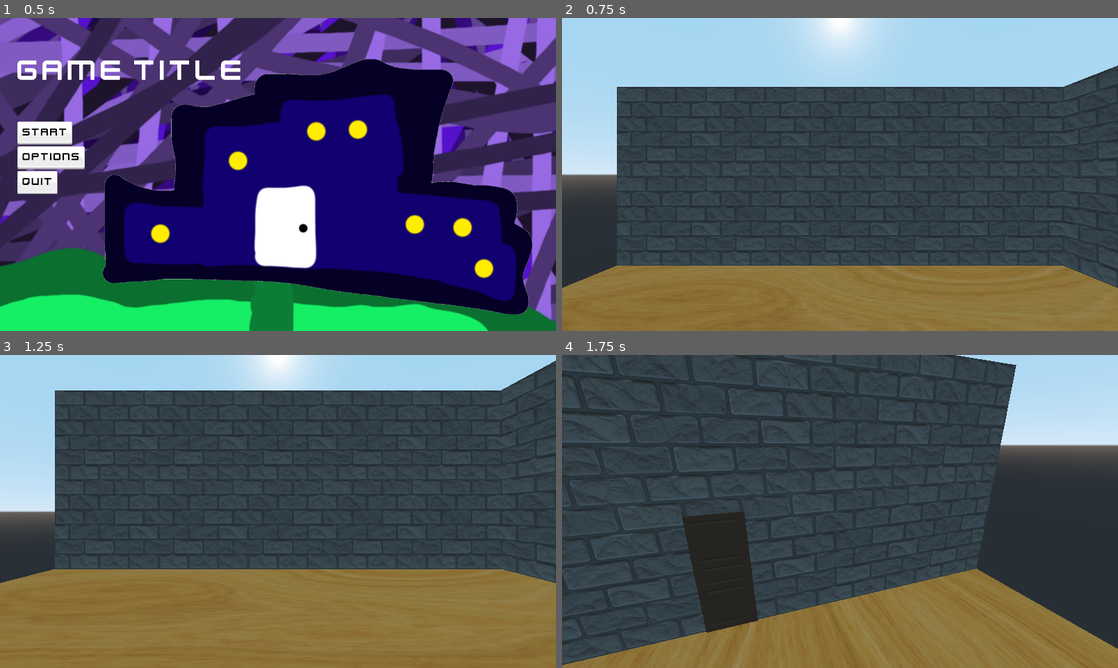
Above: before the commit, frames 1-4 (two rows, left to right).
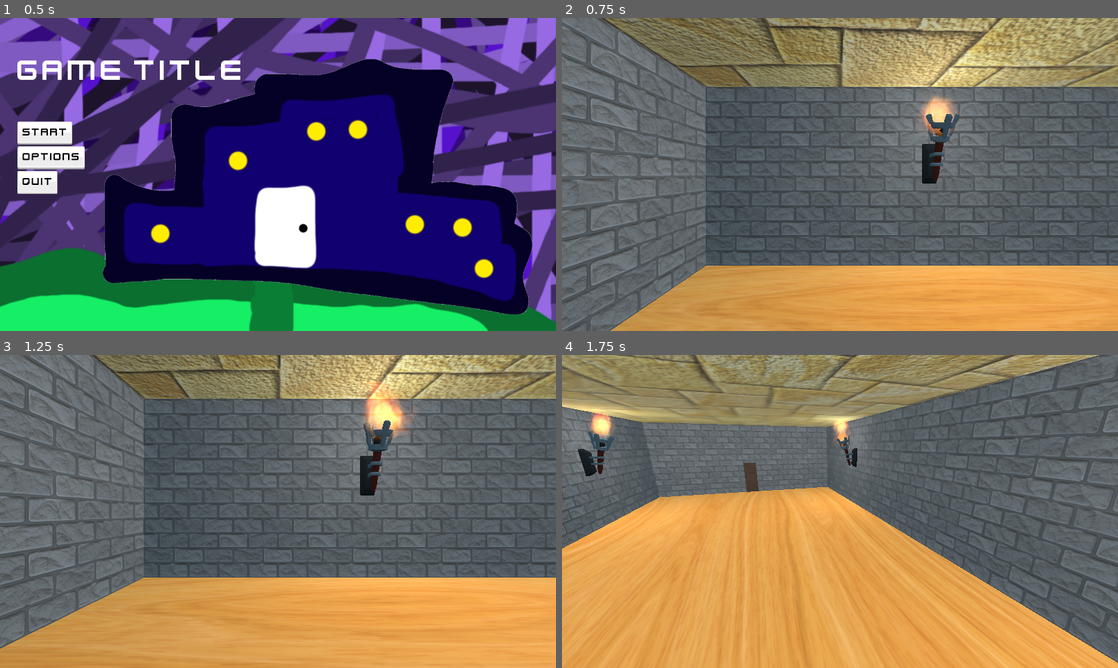
Above: after the commit, the same moments.

Repository: Yeti-Owner/1000-Rooms
Game: Godot game, scene res://scenes/StartMenu.tscn
The game is run twice, just before and just after one commit, with the same random seed, the same clock (stepped at 60 frames per second) and the same inputs.
Inputs (mouse positions are in pixels of both pictures, inside the frame that each line leads up to):
- Up to frame 1 (0.5 s): no input
- Up to frame 2 (0.75 s): click "Start" at 0.5 s
- Up to frame 3 (1.25 s): no input
- Up to frame 4 (1.75 s): move the mouse to (867, 511) at 1.27 s; hold W (up) from 1.28 s (still down); tap Space (jump) at 1.52 s

Frame 1 is identical in both runs. In frame 2, 92% of the frame differs, in the area x 0-100%, y 0-100%; in frame 3, 89%; in frame 4, 96%.

Commit message:
worked on basic world
created floor + ceiling aswell

Diff:
--- a/project.godot
+++ b/project.godot
@@ -60,7 +60,9 @@
 [physics]
 
 common/enable_pause_aware_picking=true
+3d/physics_engine="GodotPhysics"
 
 [rendering]
 
+quality/reflections/high_quality_ggx=false
 environment/default_environment="res://default_env.tres"
--- /dev/null
+++ b/scenes/objects/floors/Floor.tscn
@@ -0,0 +1,23 @@
+[gd_scene load_steps=5 format=2]
+
+[ext_resource path="res://assets/textures/floors/Wood_14-512x512.png" type="Texture" id=1]
+
+[sub_resource type="SpatialMaterial" id=2]
+albedo_texture = ExtResource( 1 )
+
+[sub_resource type="QuadMesh" id=3]
+material = SubResource( 2 )
+size = Vector2( 10, 10 )
+
+[sub_resource type="BoxShape" id=1]
+
+[node name="Floor" type="StaticBody"]
+
+[node name="MeshInstance" type="MeshInstance" parent="."]
+transform = Transform( 1, 0, 0, 0, 1.19249e-08, 1, 0, -1, 1.19249e-08, 0, 0, 0 )
+mesh = SubResource( 3 )
+material/0 = null
+
+[node name="CollisionShape" type="CollisionShape" parent="."]
+transform = Transform( 5, 0, 0, 0, 0.1, 0, 0, 0, 5, 0, 0, 0 )
+shape = SubResource( 1 )
--- /dev/null
+++ b/scenes/objects/roofs/Roof.tscn
@@ -0,0 +1,24 @@
+[gd_scene load_steps=5 format=2]
+
+[ext_resource path="res://assets/textures/roofs/roof1.png" type="Texture" id=1]
+
+[sub_resource type="SpatialMaterial" id=3]
+albedo_texture = ExtResource( 1 )
+
+[sub_resource type="QuadMesh" id=1]
+material = SubResource( 3 )
+size = Vector2( 10, 10 )
+
+[sub_resource type="BoxShape" id=2]
+
+[node name="Roof" type="StaticBody"]
+transform = Transform( -1, 8.74228e-08, 0, -8.74228e-08, -1, 0, 0, 0, 1, 0, 0, 0 )
+
+[node name="MeshInstance" type="MeshInstance" parent="."]
+transform = Transform( 1, 0, 0, 0, -4.37114e-08, 1, 0, -1, -4.37114e-08, 0, 0, 0 )
+mesh = SubResource( 1 )
+material/0 = null
+
+[node name="CollisionShape" type="CollisionShape" parent="."]
+transform = Transform( 5, 0, 0, 0, 0.1, 0, 0, 0, 5, 0, 0, 0 )
+shape = SubResource( 2 )
--- a/scenes/world.tscn
+++ b/scenes/world.tscn
@@ -1,19 +1,12 @@
-[gd_scene load_steps=9 format=2]
-
-[ext_resource path="res://assets/textures/floors/Wood_14-512x512.png" type="Texture" id=1]
+[gd_scene load_steps=8 format=2]
+
 [ext_resource path="res://scenes/objects/walls/Wall1.tscn" type="PackedScene" id=2]
 [ext_resource path="res://scenes/Player.tscn" type="PackedScene" id=3]
 [ext_resource path="res://scenes/objects/doors/Door2.tscn" type="PackedScene" id=4]
 [ext_resource path="res://scenes/UI/GUI.tscn" type="PackedScene" id=5]
-
-[sub_resource type="SpatialMaterial" id=2]
-albedo_texture = ExtResource( 1 )
-
-[sub_resource type="QuadMesh" id=3]
-material = SubResource( 2 )
-size = Vector2( 10, 10 )
-
-[sub_resource type="BoxShape" id=1]
+[ext_resource path="res://scenes/objects/WallTorch.tscn" type="PackedScene" id=6]
+[ext_resource path="res://scenes/objects/floors/Floor.tscn" type="PackedScene" id=7]
+[ext_resource path="res://scenes/objects/roofs/Roof.tscn" type="PackedScene" id=8]
 
 [node name="world" type="Spatial"]
 
@@ -49,6 +42,96 @@
 [node name="Wall10" parent="walls" instance=ExtResource( 2 )]
 transform = Transform( 1, 0, 0, 0, 1, 0, 0, 0, 0.01, 4, 3, -5 )
 
+[node name="Wall21" parent="walls" instance=ExtResource( 2 )]
+transform = Transform( 1, 0, 0, 0, 1, 0, 0, 0, 0.01, -10, 1, -5 )
+
+[node name="Wall22" parent="walls" instance=ExtResource( 2 )]
+transform = Transform( 1, 0, 0, 0, 1, 0, 0, 0, 0.01, -8, 1, -5 )
+
+[node name="Wall23" parent="walls" instance=ExtResource( 2 )]
+transform = Transform( 1, 0, 0, 0, 1, 0, 0, 0, 0.01, -6, 1, -5 )
+
+[node name="Wall24" parent="walls" instance=ExtResource( 2 )]
+transform = Transform( 1, 0, 0, 0, 1, 0, 0, 0, 0.01, -12, 1, -5 )
+
+[node name="Wall25" parent="walls" instance=ExtResource( 2 )]
+transform = Transform( 1, 0, 0, 0, 1, 0, 0, 0, 0.01, -14, 1, -5 )
+
+[node name="Wall26" parent="walls" instance=ExtResource( 2 )]
+transform = Transform( 1, 0, 0, 0, 1, 0, 0, 0, 0.01, -14, 3, -5 )
+
+[node name="Wall27" parent="walls" instance=ExtResource( 2 )]
+transform = Transform( 1, 0, 0, 0, 1, 0, 0, 0, 0.01, -12, 3, -5 )
+
+[node name="Wall28" parent="walls" instance=ExtResource( 2 )]
+transform = Transform( 1, 0, 0, 0, 1, 0, 0, 0, 0.01, -10, 3, -5 )
+
+[node name="Wall29" parent="walls" instance=ExtResource( 2 )]
+transform = Transform( 1, 0, 0, 0, 1, 0, 0, 0, 0.01, -8, 3, -5 )
+
+[node name="Wall30" parent="walls" instance=ExtResource( 2 )]
+transform = Transform( 1, 0, 0, 0, 1, 0, 0, 0, 0.01, -6, 3, -5 )
+
+[node name="Wall41" parent="walls" instance=ExtResource( 2 )]
+transform = Transform( -1, 0, -8.74228e-10, 0, 1, 0, 8.74228e-08, 0, -0.01, -10, 1, 5 )
+
+[node name="Wall42" parent="walls" instance=ExtResource( 2 )]
+transform = Transform( -1, 0, -8.74228e-10, 0, 1, 0, 8.74228e-08, 0, -0.01, -12, 1, 5 )
+
+[node name="Wall43" parent="walls" instance=ExtResource( 2 )]
+transform = Transform( -1, 0, -8.74228e-10, 0, 1, 0, 8.74228e-08, 0, -0.01, -14, 1, 5 )
+
+[node name="Wall44" parent="walls" instance=ExtResource( 2 )]
+transform = Transform( -1, 0, -8.74228e-10, 0, 1, 0, 8.74228e-08, 0, -0.01, -8, 1, 5 )
+
+[node name="Wall45" parent="walls" instance=ExtResource( 2 )]
+transform = Transform( -1, 0, -8.74228e-10, 0, 1, 0, 8.74228e-08, 0, -0.01, -6, 1, 5 )
+
+[node name="Wall46" parent="walls" instance=ExtResource( 2 )]
+transform = Transform( -1, 0, -8.74228e-10, 0, 1, 0, 8.74228e-08, 0, -0.01, -6, 3, 5 )
+
+[node name="Wall47" parent="walls" instance=ExtResource( 2 )]
+transform = Transform( -1, 0, -8.74228e-10, 0, 1, 0, 8.74228e-08, 0, -0.01, -8, 3, 5 )
+
+[node name="Wall48" parent="walls" instance=ExtResource( 2 )]
+transform = Transform( -1, 0, -8.74228e-10, 0, 1, 0, 8.74228e-08, 0, -0.01, -10, 3, 5 )
+
+[node name="Wall49" parent="walls" instance=ExtResource( 2 )]
+transform = Transform( -1, 0, -8.74228e-10, 0, 1, 0, 8.74228e-08, 0, -0.01, -12, 3, 5 )
+
+[node name="Wall50" parent="walls" instance=ExtResource( 2 )]
+transform = Transform( -1, 0, -8.74228e-10, 0, 1, 0, 8.74228e-08, 0, -0.01, -14, 3, 5 )
+
+[node name="Wall51" parent="walls" instance=ExtResource( 2 )]
+transform = Transform( -1, 0, -8.74228e-10, 0, 1, 0, 8.74228e-08, 0, -0.01, 0, 1, 5 )
+
+[node name="Wall52" parent="walls" instance=ExtResource( 2 )]
+transform = Transform( -1, 0, -8.74228e-10, 0, 1, 0, 8.74228e-08, 0, -0.01, -2, 1, 5 )
+
+[node name="Wall53" parent="walls" instance=ExtResource( 2 )]
+transform = Transform( -1, 0, -8.74228e-10, 0, 1, 0, 8.74228e-08, 0, -0.01, -4, 1, 5 )
+
+[node name="Wall54" parent="walls" instance=ExtResource( 2 )]
+transform = Transform( -1, 0, -8.74228e-10, 0, 1, 0, 8.74228e-08, 0, -0.01, 2, 1, 5 )
+
+[node name="Wall55" parent="walls" instance=ExtResource( 2 )]
+transform = Transform( -1, 0, -8.74228e-10, 0, 1, 0, 8.74228e-08, 0, -0.01, 4, 1, 5 )
+
+[node name="Wall56" parent="walls" instance=ExtResource( 2 )]
+transform = Transform( -1, 0, -8.74228e-10, 0, 1, 0, 8.74228e-08, 0, -0.01, 4, 3, 5 )
+
+[node name="Wall57" parent="walls" instance=ExtResource( 2 )]
+transform = Transform( -1, 0, -8.74228e-10, 0, 1, 0, 8.74228e-08, 0, -0.01, 2, 3, 5 )
+
+[node name="Wall58" parent="walls" instance=ExtResource( 2 )]
+transform = Transform( -1, 0, -8.74228e-10, 0, 1, 0, 8.74228e-08, 0, -0.01, 0, 3, 5 )
+
+[node name="Wall59" parent="walls" instance=ExtResource( 2 )]
+transform = Transform( -1, 0, -8.74228e-10, 0, 1, 0, 8.74228e-08, 0, -0.01, -2, 3, 5 )
+
+[node name="Wall60" parent="walls" instance=ExtResource( 2 )]
+transform = Transform( -1, 0, -8.74228e-10, 0, 1, 0, 8.74228e-08, 0, -0.01, -4, 3, 5 )
+
 [node name="Wall11" parent="walls" instance=ExtResource( 2 )]
 transform = Transform( -4.37114e-08, 0, -0.01, 0, 1, 0, 1, 0, -4.37114e-10, 5, 1, -4 )
 
@@ -79,21 +162,63 @@
 [node name="Wall20" parent="walls" instance=ExtResource( 2 )]
 transform = Transform( -4.37114e-08, 0, -0.01, 0, 1, 0, 1, 0, -4.37114e-10, 5, 1, 4 )
 
-[node name="Floor" type="StaticBody" parent="."]
-
-[node name="MeshInstance" type="MeshInstance" parent="Floor"]
-transform = Transform( 1, 0, 0, 0, 1.19249e-08, 1, 0, -1, 1.19249e-08, 0, 0, 0 )
-mesh = SubResource( 3 )
-material/0 = null
-
-[node name="CollisionShape" type="CollisionShape" parent="Floor"]
-transform = Transform( 5, 0, 0, 0, 0.1, 0, 0, 0, 5, 0, 0, 0 )
-shape = SubResource( 1 )
+[node name="Wall31" parent="walls" instance=ExtResource( 2 )]
+transform = Transform( -4.37114e-08, 0, 0.01, 0, 1, 0, -1, 0, -4.37114e-10, -15, 1, 4 )
+
+[node name="Wall32" parent="walls" instance=ExtResource( 2 )]
+transform = Transform( -4.37114e-08, 0, 0.01, 0, 1, 0, -1, 0, -4.37114e-10, -15, 3, 4 )
+
+[node name="Wall33" parent="walls" instance=ExtResource( 2 )]
+transform = Transform( -4.37114e-08, 0, 0.01, 0, 1, 0, -1, 0, -4.37114e-10, -15, 3, 2 )
+
+[node name="Wall34" parent="walls" instance=ExtResource( 2 )]
+transform = Transform( -4.37114e-08, 0, 0.01, 0, 1, 0, -1, 0, -4.37114e-10, -15, 1, 2 )
+
+[node name="Wall35" parent="walls" instance=ExtResource( 2 )]
+transform = Transform( -4.37114e-08, 0, 0.01, 0, 1, 0, -1, 0, -4.37114e-10, -15, 1, 0 )
+
+[node name="Wall36" parent="walls" instance=ExtResource( 2 )]
+transform = Transform( -4.37114e-08, 0, 0.01, 0, 1, 0, -1, 0, -4.37114e-10, -15, 3, 0 )
+
+[node name="Wall37" parent="walls" instance=ExtResource( 2 )]
+transform = Transform( -4.37114e-08, 0, 0.01, 0, 1, 0, -1, 0, -4.37114e-10, -15, 3, -2 )
+
+[node name="Wall38" parent="walls" instance=ExtResource( 2 )]
+transform = Transform( -4.37114e-08, 0, 0.01, 0, 1, 0, -1, 0, -4.37114e-10, -15, 1, -2 )
+
+[node name="Wall39" parent="walls" instance=ExtResource( 2 )]
+transform = Transform( -4.37114e-08, 0, 0.01, 0, 1, 0, -1, 0, -4.37114e-10, -15, 3, -4 )
+
+[node name="Wall40" parent="walls" instance=ExtResource( 2 )]
+transform = Transform( -4.37114e-08, 0, 0.01, 0, 1, 0, -1, 0, -4.37114e-10, -15, 1, -4 )
 
 [node name="Player" parent="." instance=ExtResource( 3 )]
-transform = Transform( 0.6, 0, 0, 0, 0.6, 0, 0, 0, 0.6, 0, 1.65373, 0 )
+transform = Transform( 0.6, 0, 0, 0, 0.6, 0, 0, 0, 0.6, -12, 1.65373, 0 )
 
 [node name="Door2" parent="." instance=ExtResource( 4 )]
 transform = Transform( 0.9, 0, 0, 0, 0.9, 0, 0, 0, 0.9, 5, 0, 0 )
 
 [node name="GUI" parent="." instance=ExtResource( 5 )]
+
+[node name="Torches" type="Spatial" parent="."]
+
+[node name="WallTorch" parent="Torches" instance=ExtResource( 6 )]
+transform = Transform( 1, 0, 0, 0, 1, 0, 0, 0, 1, 0, 2.28263, -5 )
+
+[node name="WallTorch4" parent="Torches" instance=ExtResource( 6 )]
+transform = Transform( -1, 0, -8.74228e-08, 0, 1, 0, 8.74228e-08, 0, -1, 0, 2.28263, 5 )
+
+[node name="WallTorch2" parent="Torches" instance=ExtResource( 6 )]
+transform = Transform( 1, 0, 0, 0, 1, 0, 0, 0, 1, -10, 2.28263, -5 )
+
+[node name="WallTorch3" parent="Torches" instance=ExtResource( 6 )]
+transform = Transform( -1, 0, -8.74228e-08, 0, 1, 0, 8.74228e-08, 0, -1, -10, 2.28263, 5 )
+
+[node name="Roof" parent="." instance=ExtResource( 8 )]
+transform = Transform( -1, 8.74228e-08, 0, -8.74228e-08, -1, 0, 0, 0, 1, 0, 4, 0 )
+
+[node name="Roof2" parent="." instance=ExtResource( 8 )]
+transform = Transform( -1, 8.74228e-08, 0, -8.74228e-08, -1, 0, 0, 0, 1, -10, 4, 0 )
+
+[node name="Floor" parent="." instance=ExtResource( 7 )]
+transform = Transform( 2, 0, 0, 0, 1, 0, 0, 0, 1, -5, 0, 0 )
Binary file added: assets/textures/roofs/roof1.png
Not shown, added: assets/textures/roofs/roof1.png.import
